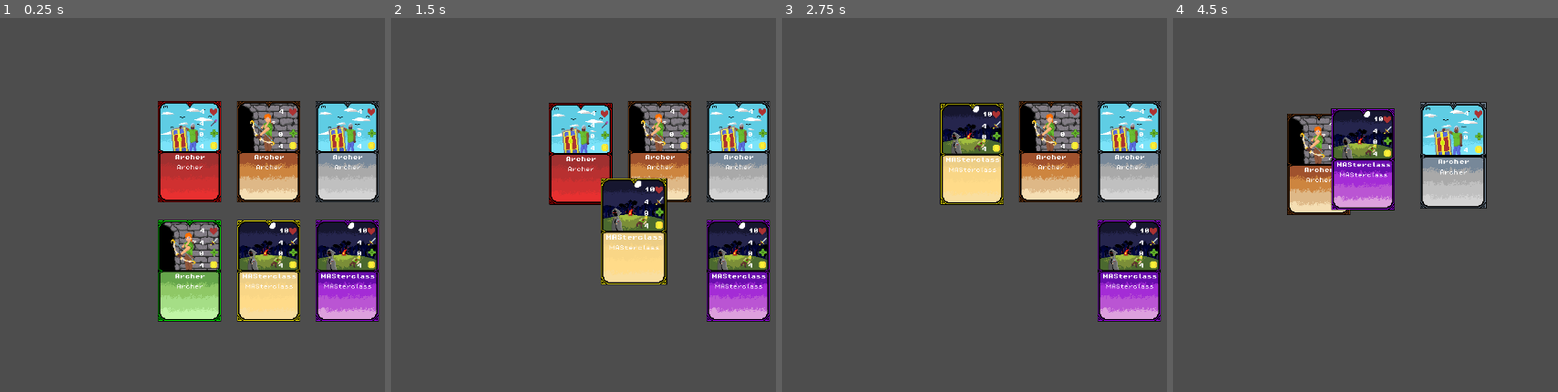
Above: before the commit, frames 1-4 (left to right).
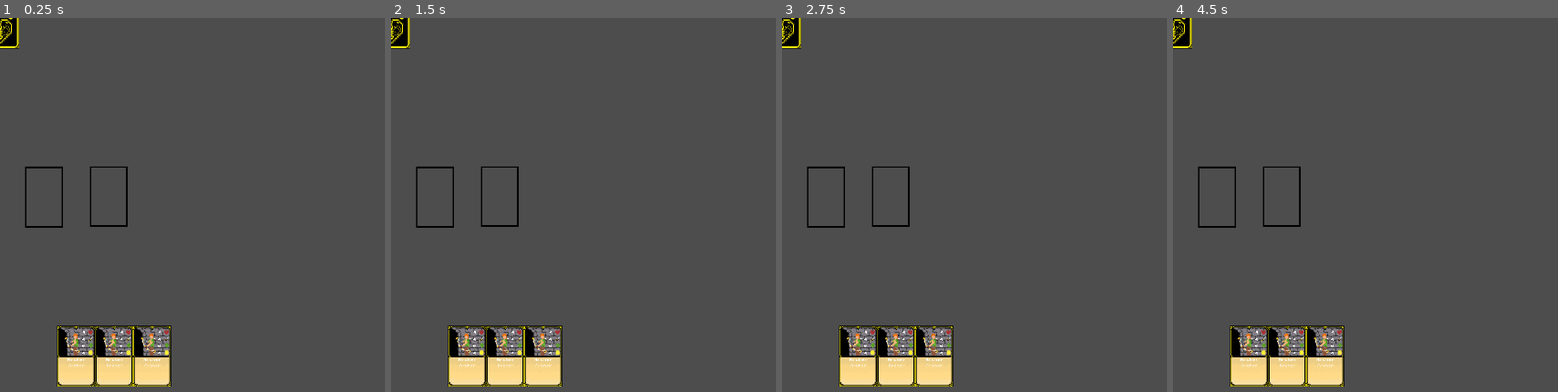
Above: after the commit, the same moments.

Repository: Mattstar64/WarOnCard-Game
Game: Godot game, scene res://Scenes/Mechanics/table.tscn
The game is run twice, just before and just after one commit, with the same random seed, the same clock (stepped at 60 frames per second) and the same inputs. The project has no main scene, so this scene is started directly.
Inputs (mouse positions are in pixels of both pictures, inside the frame that each line leads up to):
- Up to frame 1 (0.25 s): no input
- Up to frame 2 (1.5 s): tap Enter at 0.5 s; drag from (579, 272) to (579, 152) at 0.52 s; drag from (660, 272) to (579, 152) at 1.27 s
- Up to frame 3 (2.75 s): move the mouse to (970, 152) at 2.02 s; click (970, 152) at 2.17 s
- Up to frame 4 (4.5 s): tap Space at 2.75 s; drag from (1442, 152) to (1319, 160) at 2.77 s; drag from (1519, 272) to (1361, 156) at 3.52 s; drag from (1519, 152) to (1319, 163) at 4.27 s

The runs differ from the first frame. In frame 1, 31% of the frame differs, in the area x 0-99%, y 0-99%; in frame 2, 27%; in frame 3, 23%; in frame 4, 18%.

Commit message:
add card slot system and the title
the card slot system allows to place cards on the table.

Diff:
--- /dev/null
+++ b/new-game-project/Scenes/Mechanics/card_slot.tscn
@@ -0,0 +1,20 @@
+[gd_scene load_steps=4 format=3 uid="uid://c7amm5hddq4m5"]
+
+[ext_resource type="Script" path="res://Scripts/card_slot.gd" id="1_laknp"]
+[ext_resource type="Texture2D" uid="uid://big0jsfk10t5m" path="res://Resources/Image/cardslot.png" id="1_v14c0"]
+
+[sub_resource type="RectangleShape2D" id="RectangleShape2D_p51qr"]
+size = Vector2(100, 160)
+
+[node name="Card slot" type="Node2D"]
+script = ExtResource("1_laknp")
+
+[node name="Sprite2D" type="Sprite2D" parent="."]
+texture = ExtResource("1_v14c0")
+
+[node name="Area2D" type="Area2D" parent="."]
+collision_layer = 2
+collision_mask = 2
+
+[node name="CollisionShape2D" type="CollisionShape2D" parent="Area2D"]
+shape = SubResource("RectangleShape2D_p51qr")
--- a/new-game-project/Scenes/Mechanics/table.tscn
+++ b/new-game-project/Scenes/Mechanics/table.tscn
@@ -1,47 +1,36 @@
-[gd_scene load_steps=5 format=3 uid="uid://cpc4ybtib1imf"]
+[gd_scene load_steps=6 format=3 uid="uid://cpc4ybtib1imf"]
 
 [ext_resource type="Script" path="res://Scripts/card_manager.gd" id="1_odth0"]
-[ext_resource type="PackedScene" uid="uid://covyb7yy2kdsv" path="res://Scenes/Mechanics/card.tscn" id="1_wh470"]
-[ext_resource type="Texture2D" uid="uid://ifqanps4o355" path="res://Resources/Image/Artwork/avenger.png" id="2_d2lv1"]
-[ext_resource type="Texture2D" uid="uid://da2f1mk80gfck" path="res://Resources/Image/Artwork/shieldman.png" id="3_q3xyh"]
+[ext_resource type="Texture2D" uid="uid://jaakq3cr3q2d" path="res://Resources/Image/cardbackground.png" id="4_ce1xa"]
+[ext_resource type="PackedScene" uid="uid://c7amm5hddq4m5" path="res://Scenes/Mechanics/card_slot.tscn" id="5_2y32d"]
+[ext_resource type="Script" path="res://Scripts/player_hand.gd" id="6_chh47"]
+
+[sub_resource type="RectangleShape2D" id="RectangleShape2D_m1cmq"]
+size = Vector2(100, 159)
 
 [node name="Table" type="Node2D"]
 
 [node name="Card manager" type="Node2D" parent="."]
 script = ExtResource("1_odth0")
 
-[node name="Card" parent="Card manager" instance=ExtResource("1_wh470")]
-position = Vector2(299, 399)
-selected_race = 1
+[node name="Card slots" type="Node2D" parent="."]
 
-[node name="Card2" parent="Card manager" instance=ExtResource("1_wh470")]
-position = Vector2(424, 399)
-artwork = ExtResource("2_d2lv1")
-card_name = "MASterclass"
-card_description = "HELLLO WORLD"
-health = 10
+[node name="Card slot" parent="Card slots" instance=ExtResource("5_2y32d")]
+position = Vector2(116, 471)
 
-[node name="Card3" parent="Card manager" instance=ExtResource("1_wh470")]
-position = Vector2(299, 211)
-artwork = ExtResource("3_q3xyh")
-selected_race = 2
-selected_damage = 1
+[node name="Card slot2" parent="Card slots" instance=ExtResource("5_2y32d")]
+position = Vector2(286, 470)
 
-[node name="Card4" parent="Card manager" instance=ExtResource("1_wh470")]
-position = Vector2(424, 211)
-selected_race = 3
-selected_damage = 2
+[node name="Player hand" type="Node2D" parent="."]
+script = ExtResource("6_chh47")
 
-[node name="Card5" parent="Card manager" instance=ExtResource("1_wh470")]
-position = Vector2(548, 399)
-artwork = ExtResource("2_d2lv1")
-selected_race = 4
-card_name = "MASterclass"
-card_description = "HELLLO WORLD"
-health = 10
+[node name="Deck" type="Node2D" parent="."]
 
-[node name="Card6" parent="Card manager" instance=ExtResource("1_wh470")]
-position = Vector2(548, 211)
-artwork = ExtResource("3_q3xyh")
-selected_race = 5
-selected_damage = 2
+[node name="Sprite2D" type="Sprite2D" parent="Deck"]
+texture = ExtResource("4_ce1xa")
+
+[node name="Area2D" type="Area2D" parent="Deck"]
+
+[node name="CollisionShape2D" type="CollisionShape2D" parent="Deck/Area2D"]
+position = Vector2(0, 0.5)
+shape = SubResource("RectangleShape2D_m1cmq")
--- a/new-game-project/Scenes/UI/main_menu.tscn
+++ b/new-game-project/Scenes/UI/main_menu.tscn
@@ -1,4 +1,6 @@
-[gd_scene format=3 uid="uid://cj6ja3l5qpp1d"]
+[gd_scene load_steps=2 format=3 uid="uid://cj6ja3l5qpp1d"]
+
+[ext_resource type="Texture2D" uid="uid://b75odwdhu64l7" path="res://Resources/Image/title.png" id="1_wri8i"]
 
 [node name="Main menu" type="Control"]
 layout_mode = 3
@@ -10,8 +12,10 @@
 
 [node name="Panel" type="Panel" parent="."]
 layout_mode = 0
-offset_right = 312.0
+offset_left = 1.0
+offset_right = 313.0
 offset_bottom = 653.0
+scale = Vector2(2.0627, 2.0627)
 
 [node name="Campaign button" type="Button" parent="Panel"]
 layout_mode = 0
@@ -45,11 +49,6 @@
 offset_bottom = 387.0
 text = "Exit"
 
-[node name="Label" type="Label" parent="."]
-layout_mode = 0
-offset_left = 724.0
-offset_top = 93.0
-offset_right = 820.0
-offset_bottom = 146.0
-theme_override_font_sizes/font_size = 38
-text = "TITLE"
+[node name="Title" type="Sprite2D" parent="."]
+position = Vector2(1312, 199)
+texture = ExtResource("1_wri8i")
--- a/new-game-project/Scripts/card.gd
+++ b/new-game-project/Scripts/card.gd
@@ -34,6 +34,9 @@
 @export var healing:int = 0
 @export var cost:int = 4
 
+
+var starting_position
+
 # Called when the node enters the scene tree for the first time.
 func _ready() -> void:
 	get_parent().connect_card_signal(self)
--- a/new-game-project/Scripts/card_manager.gd
+++ b/new-game-project/Scripts/card_manager.gd
@@ -1,13 +1,16 @@
 extends Node2D
 
 const COLLISION_MASK_CARD =1
+const COLLISION_MASK_SLOT =2
 var screen_size
 var card_dragged
 var is_hovering_on_card
+var player_hand_reference
 
 # Called when the node enters the scene tree for the first time.
 func _ready() -> void:
 	screen_size = get_viewport_rect().size
+	player_hand_reference = $"../Player hand"
 
 # Called every frame. 'delta' is the elapsed time since the previous frame.
 func _process(delta: float) -> void:
@@ -23,7 +26,8 @@
 				drag_on(card)
 
 		else:
-			drag_off()
+			if card_dragged:
+				drag_off()
 
 
 
@@ -37,6 +41,17 @@
 	if result.size() > 0 :
 		return get_bigest_z_card(result)
 	return null
+func raycast_check_slot():
+	var space_state = get_world_2d().direct_space_state
+	var parameters = PhysicsPointQueryParameters2D.new()
+	parameters.position = get_global_mouse_position()
+	parameters.collide_with_areas = true
+	parameters.collision_mask = COLLISION_MASK_SLOT
+	var result = space_state.intersect_point(parameters)
+	if result.size() > 0 :
+		return result[0].collider.get_parent()
+	return null
+
 func get_bigest_z_card(cards):
 	var highest_z = cards[0].collider.get_parent()
 	var highest_index = highest_z.z_index
@@ -77,4 +92,13 @@
 func drag_off():
 	if card_dragged:
 		card_dragged.scale = Vector2(1,1)
+		var card_slot_found = raycast_check_slot()
+		if card_slot_found and not card_slot_found.card_in_slot:
+			player_hand_reference.remove_card_from_hand(card_dragged)
+			card_dragged.position = card_slot_found.position
+			highlight_card(card_dragged, true)
+			card_dragged.get_node("Area2D/CollisionShape2D").disabled = true
+			card_slot_found.card_in_slot = true
+		else:
+			player_hand_reference.add_card_to_hand(card_dragged)
 		card_dragged = null
--- /dev/null
+++ b/new-game-project/Scripts/card_slot.gd
@@ -0,0 +1,3 @@
+extends Node2D
+
+var card_in_slot = false
--- /dev/null
+++ b/new-game-project/Scripts/player_hand.gd
@@ -0,0 +1,46 @@
+extends Node2D
+
+const HAND_COUNT = 3
+const CARD_SCENE_PATH = "res://Scenes/Mechanics/card.tscn"
+const CARD_WIDTH = 100
+const HAND_Y_POSITION = 890
+
+var player_hand = []
+var center_screen_x
+
+# Called when the node enters the scene tree for the first time.
+func _ready() -> void:
+	center_screen_x = get_viewport().size.x /2
+	var card_scene = preload(CARD_SCENE_PATH)
+	for i in range(HAND_COUNT):
+		var new_card = card_scene.instantiate()
+		$"../Card manager".add_child(new_card )
+		add_card_to_hand(new_card)
+
+func add_card_to_hand(card):
+	if card not in player_hand:
+		player_hand.insert(0, card)
+		update_hand_position()
+	else:
+		animate_card_to_position(card, card.starting_position)
+
+func update_hand_position():
+	for i in range(player_hand.size()):
+		var new_position = Vector2(calculate_card_position(i), HAND_Y_POSITION )
+		var card = player_hand[i]
+		card.starting_position = new_position
+		animate_card_to_position(card, new_position)
+
+func calculate_card_position(index):
+	var total_width = (player_hand.size() -1) * CARD_WIDTH
+	var x_offset = center_screen_x + index * CARD_WIDTH - total_width
+	return x_offset
+
+func animate_card_to_position(card, new_position):
+	var tween = get_tree().create_tween()
+	tween.tween_property(card, "position", new_position, 0.1)
+
+func remove_card_from_hand(card):
+	if card in player_hand:
+		player_hand.erase(card)
+		update_hand_position()
--- a/new-game-project/project.godot
+++ b/new-game-project/project.godot
@@ -16,6 +16,8 @@
 
 [display]
 
+window/size/viewport_width=1920
+window/size/viewport_height=1080
 window/stretch/mode="viewport"
 window/vsync/vsync_mode=0
 
Binary file added: new-game-project/Resources/Image/cardbackground.png
Binary file added: new-game-project/Resources/Image/cardslot.png
Binary file added: new-game-project/Resources/Image/title.png
